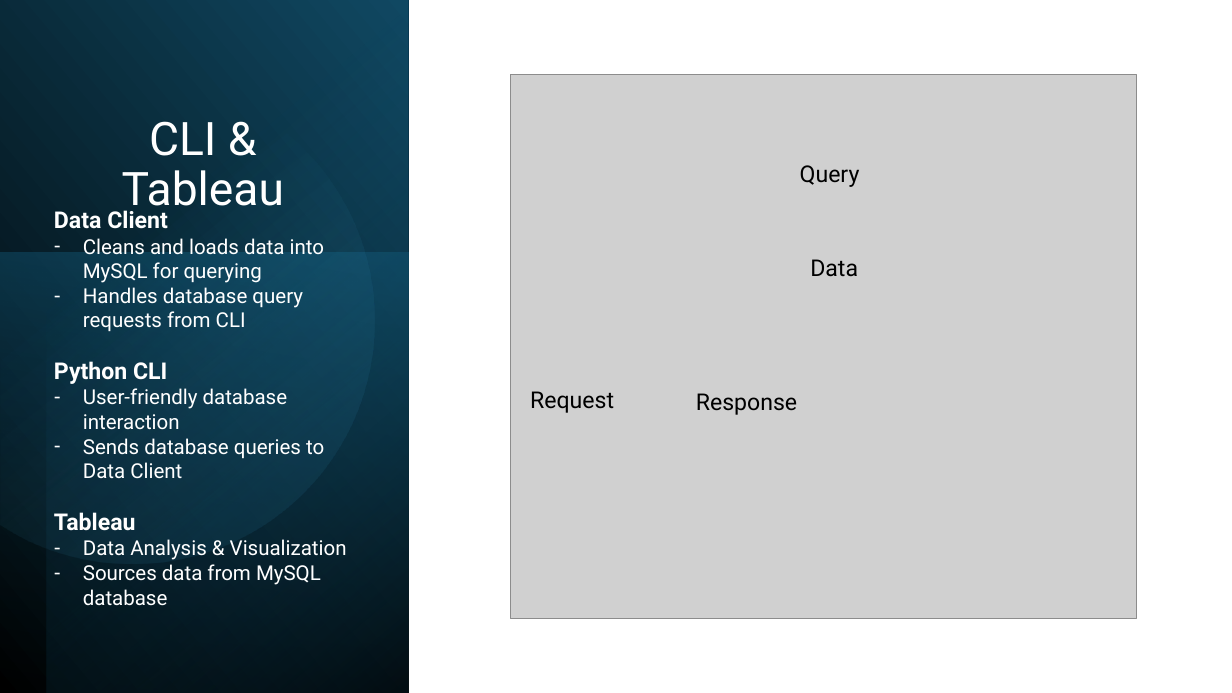
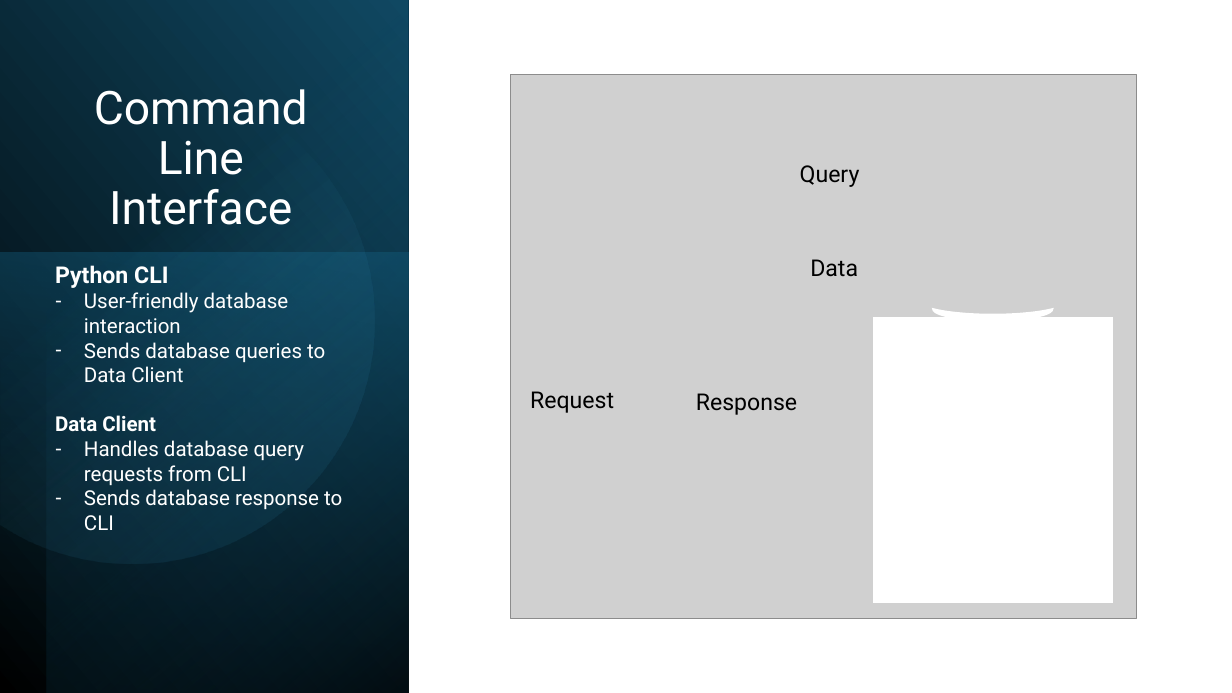
Before and after one commit to kencopas/Projects, a slide deck: slide 6 of Capstone/docs/Kenneth Copas - Capstone Presentation.pptx. Drawn at 1232x693 pixels with LibreOffice and Linux fonts; fonts in the diff are those of the drawing; grey boxes stand for pictures. Boxes give left, top, right and bottom in pixels: in the first picture for what was removed or moved away, otherwise in the second. Text is boxed around its words. In the diff, an @@ line names an element or a change of style, - is before the commit and + after.

Commit message:
Presentation update

```diff
--- a/Capstone/docs/Kenneth Copas - Capstone Presentation.pptx
+++ b/Capstone/docs/Kenneth Copas - Capstone Presentation.pptx
@@ title at <box>94,89,308,225</box>: text changed @@
-CLI & Tableau
+Command Line Interface
@@ text at <box>54,210,324,332</box>: paragraphs removed @@
-Data Client
-– Cleans and loads data into MySQL for querying
-– Handles database query requests from CLI
@@ text "Python CLI": place and size @@
-text "Python CLI" at <box>54,210,347,606</box>
+text "Python CLI" at <box>55,265,342,531</box>
@@ rectangle added at <box>874,319,1113,603</box>, fill #FFFFFF, outline #FFFFFF 1.5 pt @@
@@ moon added at <box>933,309,1052,320</box>, fill #FFFFFF, outline #FFFFFF 1.5 pt @@
@@ text at <box>55,415,342,531</box>: text changed @@
-Tableau
-– Data Analysis & Visualization
-– Sources data from MySQL database
+Data Client
+– Handles database query requests from CLI
+– Sends database response to CLI
```
Also in this commit, not shown: 2 other slides changed, 2 slides added, 1 slide removed, 4 other files.
